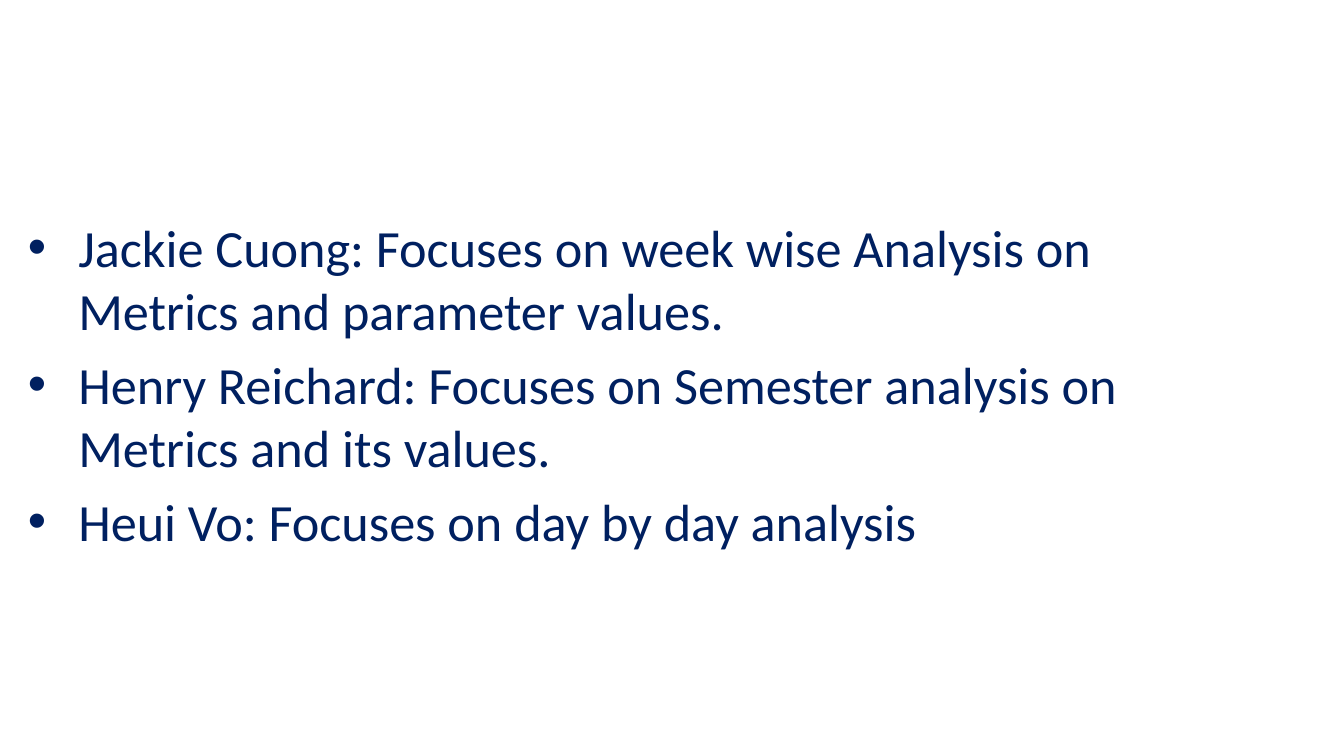
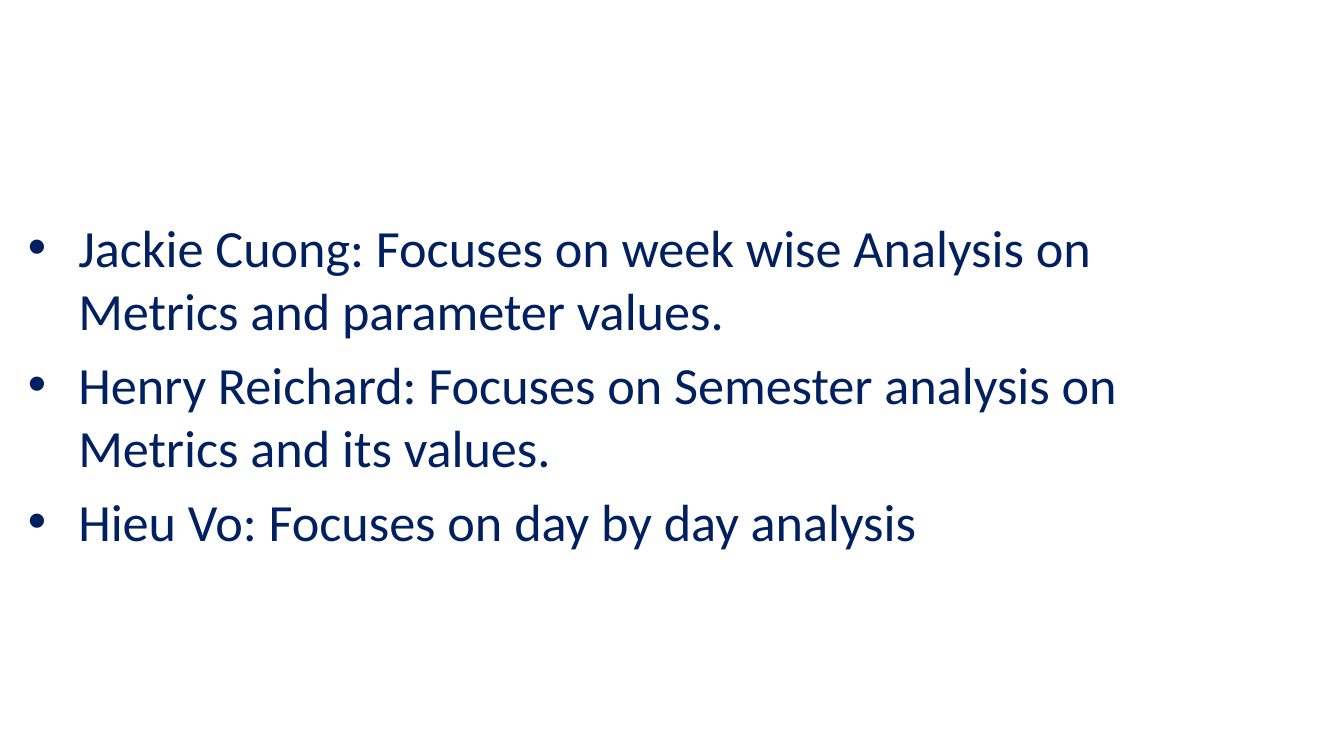
Before and after one commit to UNCG-CSE/G_Suite_Metrics, a slide deck: slide 7 of doc/G-suite review ppt.pptx (slide 6 before the commit). Drawn at 1344x756 pixels with LibreOffice and Linux fonts; fonts in the diff are those of the drawing; background and template pictures are left out. Boxes give left, top, right and bottom in pixels: in the first picture for what was removed or moved away, otherwise in the second. Text is boxed around its words. In the diff, an @@ line names an element or a change of style, - is before the commit and + after.

Commit message:
Modified powerpoint

```diff
--- a/doc/G-suite review ppt.pptx
+++ b/doc/G-suite review ppt.pptx
@@ text at [78,504,916,550]: text changed @@
-• Heui Vo: Focuses on day by day analysis
+• Hieu Vo: Focuses on day by day analysis
```
